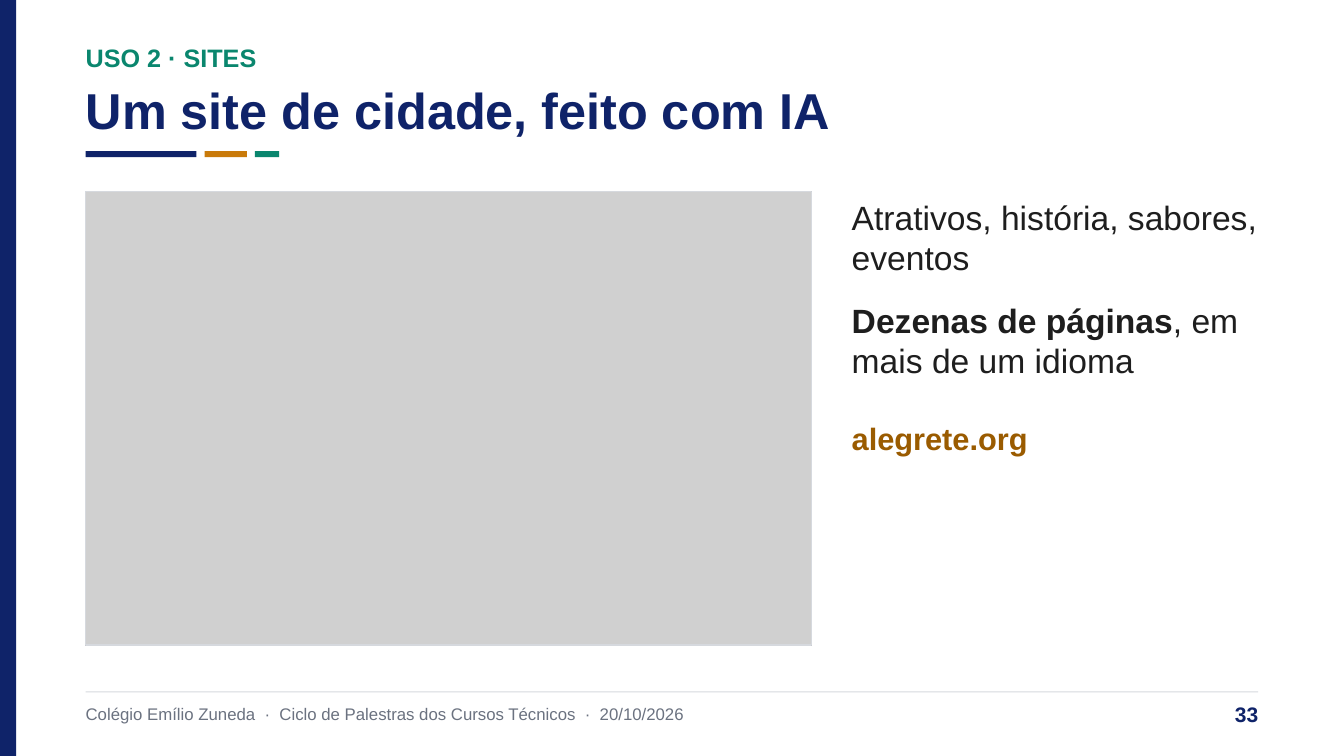
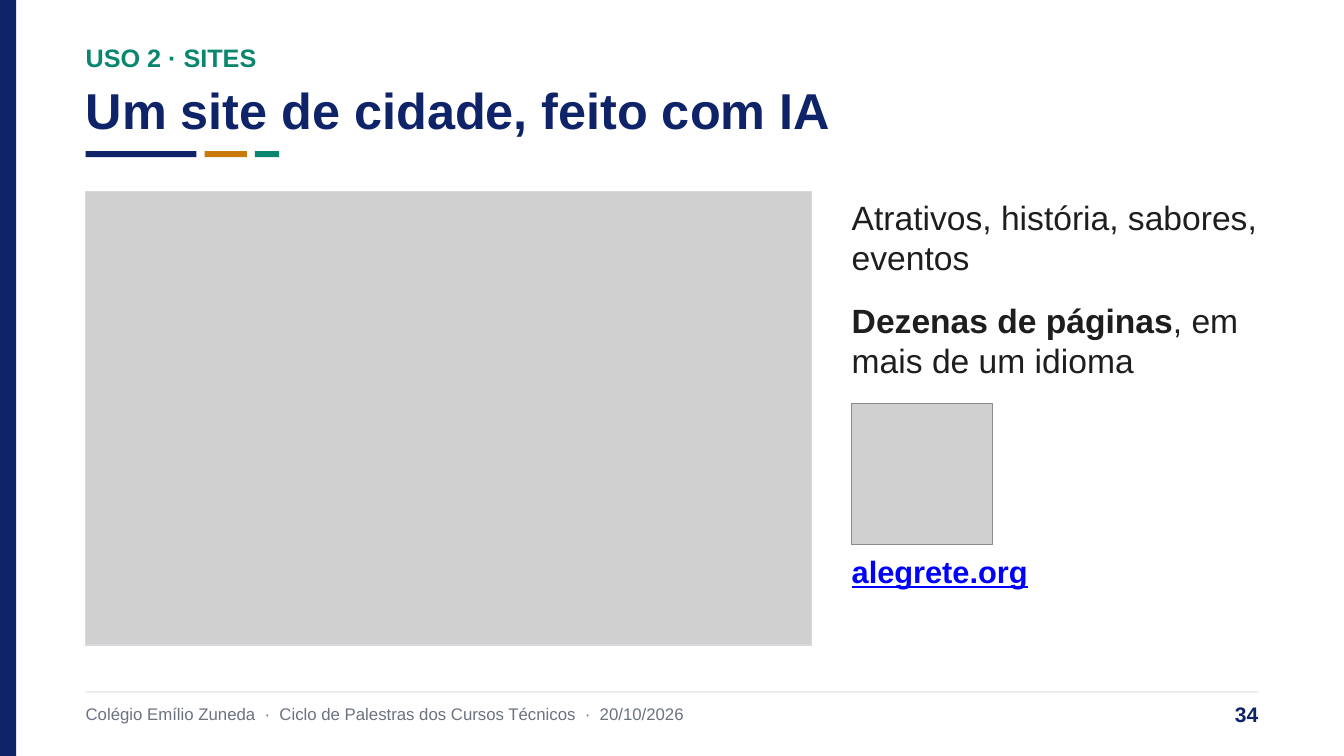
Before and after one commit to talks4all/talks4all.github.io, a slide deck: slide 34 of files/ia-na-pratica-EmilioZuneda.pptx (slide 33 before the commit). Drawn at 1344x756 pixels with LibreOffice and Linux fonts; fonts in the diff are those of the drawing; grey boxes stand for pictures. Boxes give left, top, right and bottom in pixels: in the first picture for what was removed or moved away, otherwise in the second. Text is boxed around its words. In the diff, an @@ line names an element or a change of style, - is before the commit and + after.

```diff
--- a/files/ia-na-pratica-EmilioZuneda.pptx
+++ b/files/ia-na-pratica-EmilioZuneda.pptx
@@ picture added at (x1=852, y1=404, x2=993, y2=545) @@
@@ text at (x1=852, y1=427, x2=1028, y2=455): paragraph removed @@
-alegrete.org
@@ text added at (x1=852, y1=560, x2=1028, y2=589), 22 pt, text #0000FF, bold, underline @@
+alegrete.org
@@ text at (x1=1235, y1=707, x2=1258, y2=723): text changed @@
-33
+34
```
Also in this commit, not shown: 54 other slides changed, 1 slide added, 1 other file.
